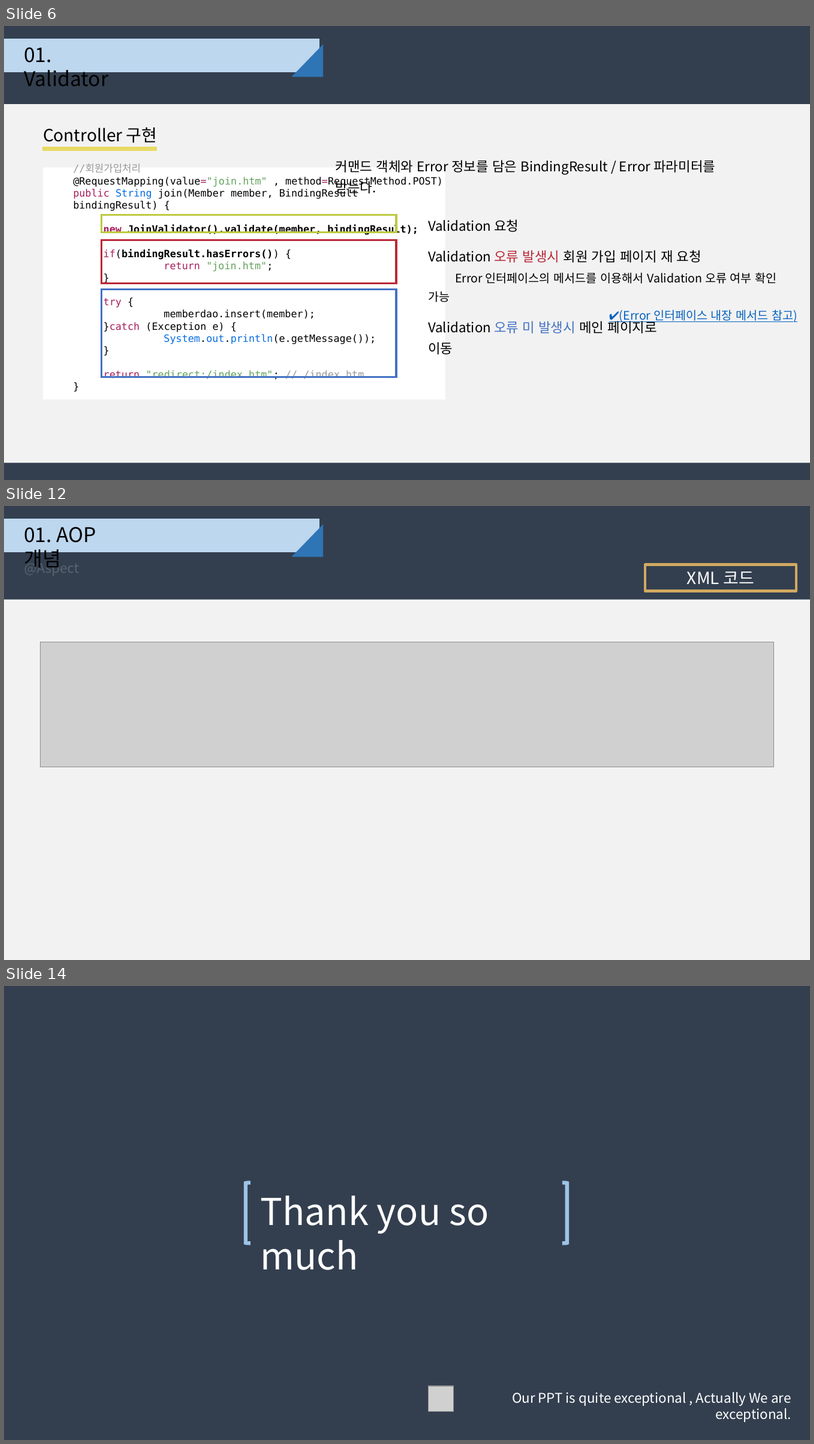
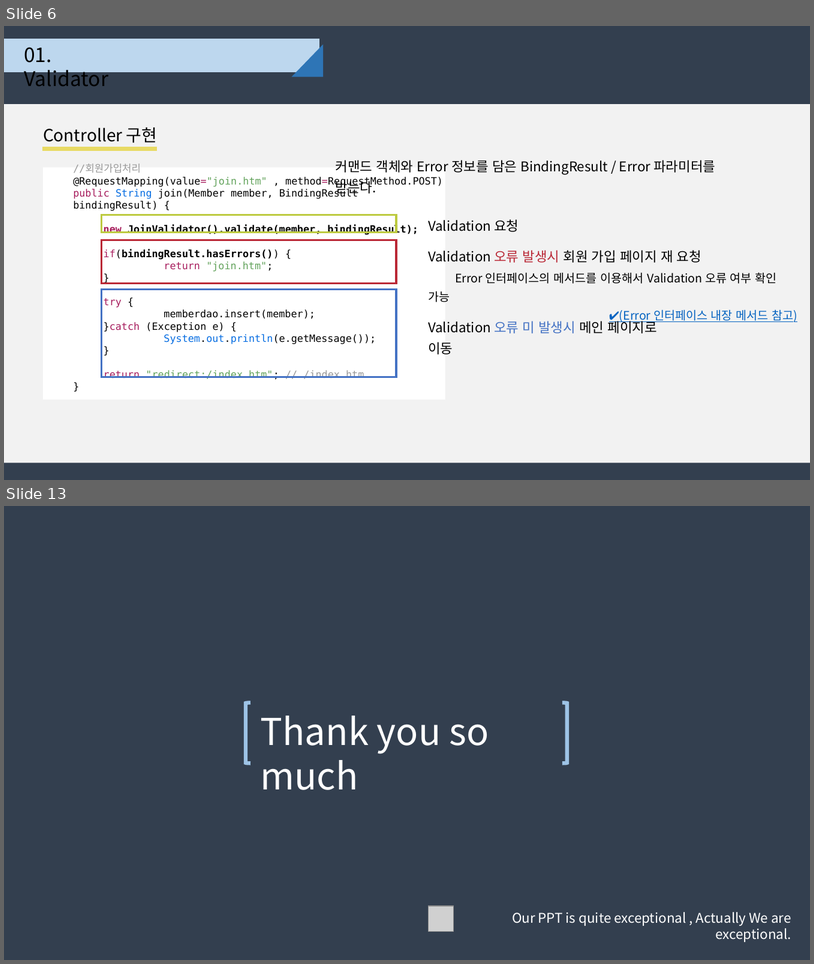
Before and after one commit to djyoon956/Family_C, a slide deck: 01.doc/Spring_Command&Error_4조.pptx. Shown one above the other, each under a label of ours: slides 6, 12 and 14 before the commit, slides 6 and 13 after it; the slides between them are not shown. The pictures are 814x1444 and 814x964 pixels, drawn with LibreOffice and Linux fonts; fonts in the diff are those of the drawing; grey boxes stand for pictures. Boxes give left, top, right and bottom in pixels: in the first picture for what was removed or moved away, otherwise in the second. Text is boxed around its words. In the diff, an @@ line names an element or a change of style, - is before the commit and + after.

```diff
--- a/01.doc/Spring_Command&Error_4조.pptx
+++ b/01.doc/Spring_Command&Error_4조.pptx
@@ slide 12 removed at box(4, 506, 810, 960), background #333F50 @@
@@ rectangle removed at box(4, 519, 319, 552) @@
@@ text removed at box(24, 527, 96, 568) @@
-01. AOP 개념
@@ right triangle removed at box(292, 524, 323, 557) @@
@@ text removed at box(24, 559, 78, 568) @@
-@Aspect
@@ rectangle removed at box(645, 565, 797, 591) @@
-XML 코드
@@ rectangle removed at box(4, 599, 810, 960) @@
@@ picture removed at box(40, 642, 775, 767) @@
@@ what was slide 14 is now slide 13 @@
```
Also in this commit, not shown: 5 slides changed, 3 slides added, 3 other slides removed.
